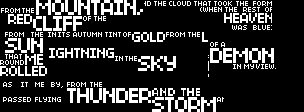
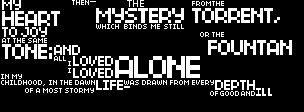
Two versions of the same layered image (304x112). Layer-by-layer changes:
hid "Layer 19" over (x1=0, y1=0, x2=276, y2=112)
showed "7-13", painted on it over (x1=0, y1=0, x2=292, y2=104)
